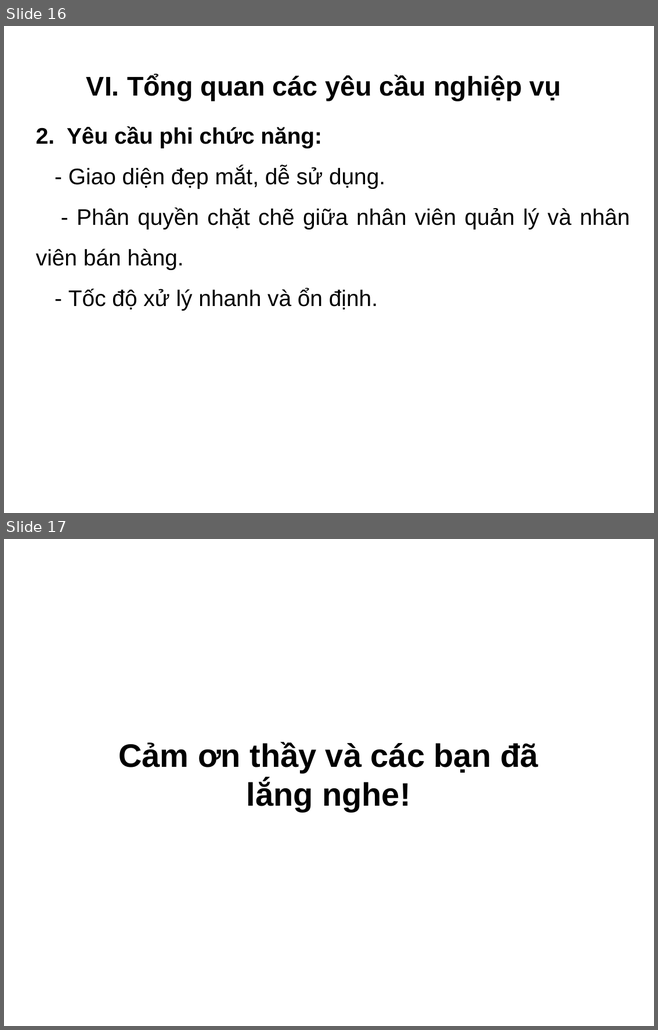
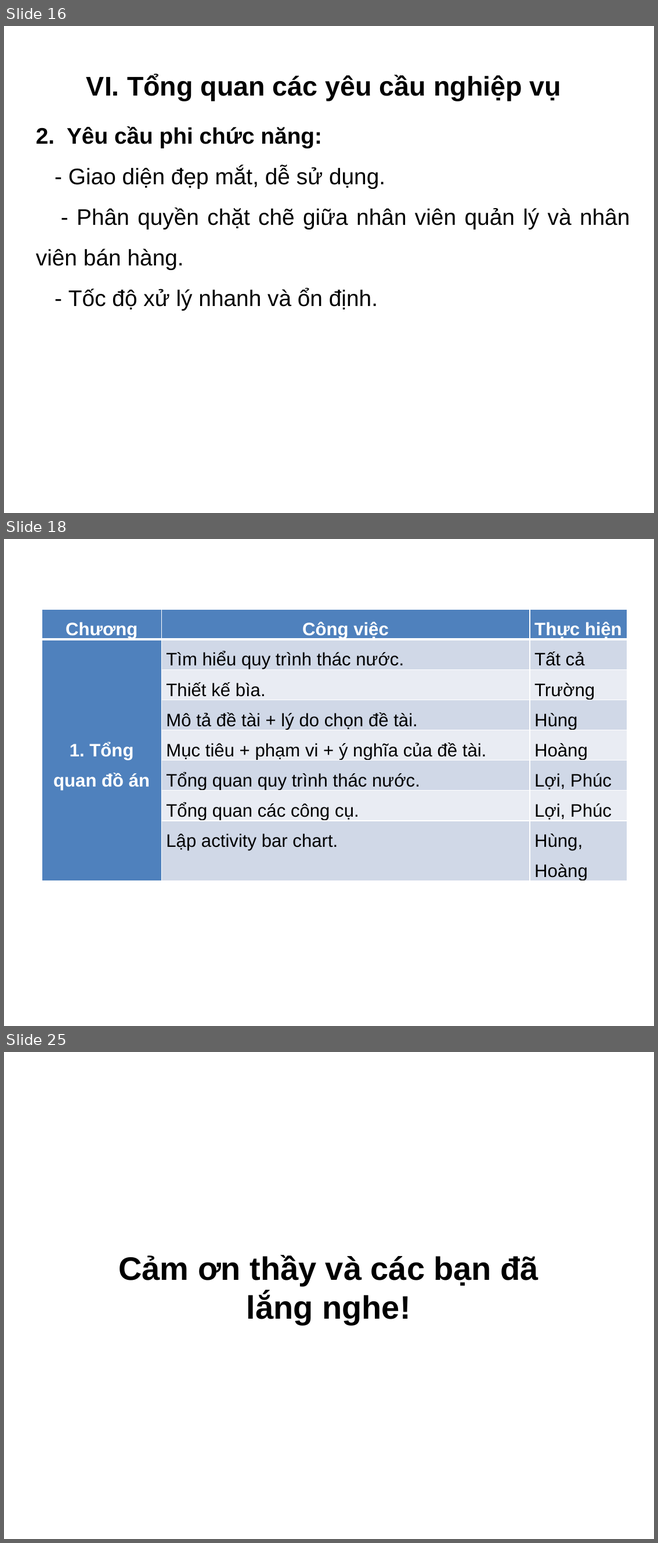
Before and after one commit to hungtadasuke/CoffeShop_SoftwareTechnology, a slide deck: Word_PDF_full/Slide.pptx. Shown one above the other, each under a label of ours: slides 16 and 17 before the commit, slides 16, 18 and 25 after it; the slides between them are not shown. The pictures are 658x1030 and 658x1543 pixels, drawn with LibreOffice and Linux fonts; fonts in the diff are those of the drawing; background and template pictures are left out. Boxes give left, top, right and bottom in pixels: in the first picture for what was removed or moved away, otherwise in the second. Text is boxed around its words. In the diff, an @@ line names an element or a change of style, - is before the commit and + after.

```diff
--- a/Word_PDF_full/Slide.pptx
+++ b/Word_PDF_full/Slide.pptx
@@ slide 18 added at [4,539,654,1026], background picture (left out) @@
@@ table added at [42,609,626,883], 8 rows, 3 columns @@
+Chương | Công việc | Thực hiện
+1. Tổng quan đồ án | Tìm hiểu quy trình thác nước. | Tất cả
+ | Thiết kế bìa. | Trường
+ | Mô tả đề tài + lý do chọn đề tài. | Hùng
+ | Mục tiêu + phạm vi + ý nghĩa của đề tài. | Hoàng
+ | Tổng quan quy trình thác nước. | Lợi, Phúc
+ | Tổng quan các công cụ. | Lợi, Phúc
+ | Lập activity bar chart. | Hùng, Hoàng
@@ what was slide 17 is now slide 25 @@
```
Also in this commit, not shown: 7 other slides added, 9 other files.
